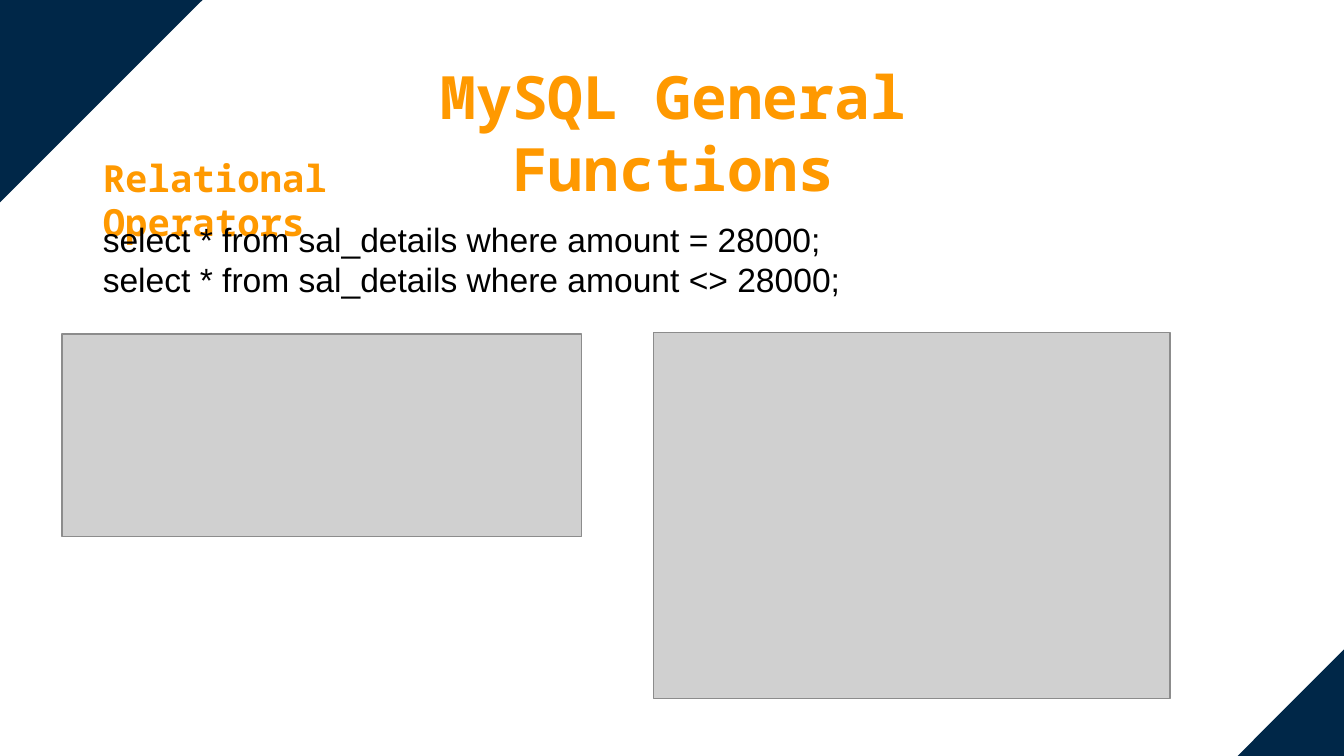
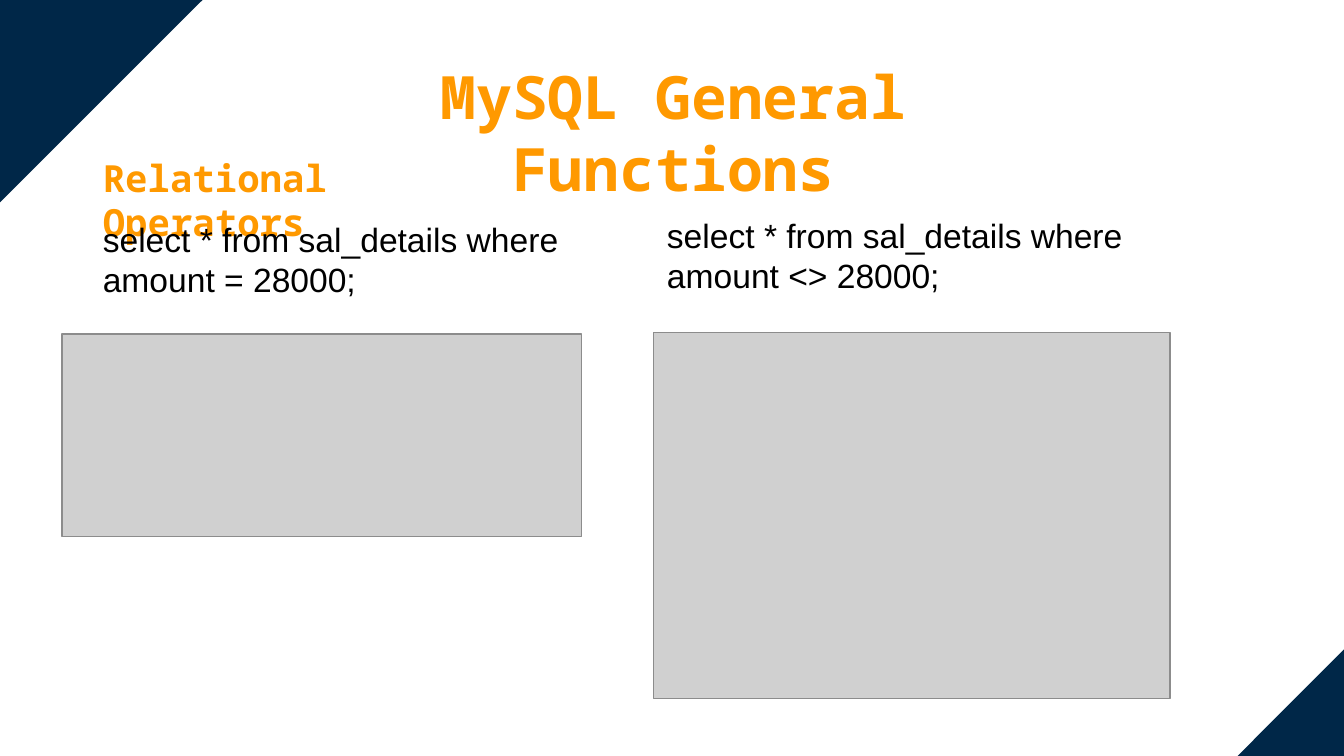
Before and after one commit to vijayadithya831/personal, a slide deck: slide 18 of Full Stack/SQL/Mini Project/SQL Mini Project.pptx. Drawn at 1344x756 pixels with LibreOffice and Linux fonts; fonts in the diff are those of the drawing; grey boxes stand for pictures. Boxes give left, top, right and bottom in pixels: in the first picture for what was removed or moved away, otherwise in the second. Text is boxed around its words. In the diff, an @@ line names an element or a change of style, - is before the commit and + after.

```diff
--- a/Full Stack/SQL/Mini Project/SQL Mini Project.pptx
+++ b/Full Stack/SQL/Mini Project/SQL Mini Project.pptx
@@ text added at bbox=[667, 223, 1122, 293], 18 pt, text #000000 @@
+select * from sal_details where amount <> 28000;
@@ text at bbox=[103, 267, 840, 298]: paragraph removed @@
-select * from sal_details where amount <> 28000;
```
Also in this commit, not shown: 3 other slides changed, 24 slides added, 1 other file.
